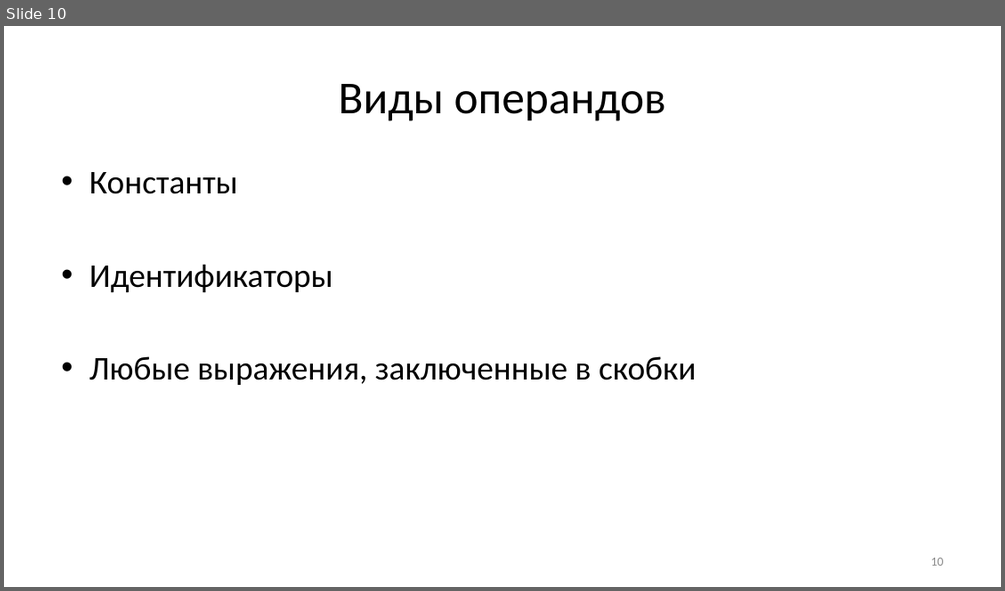
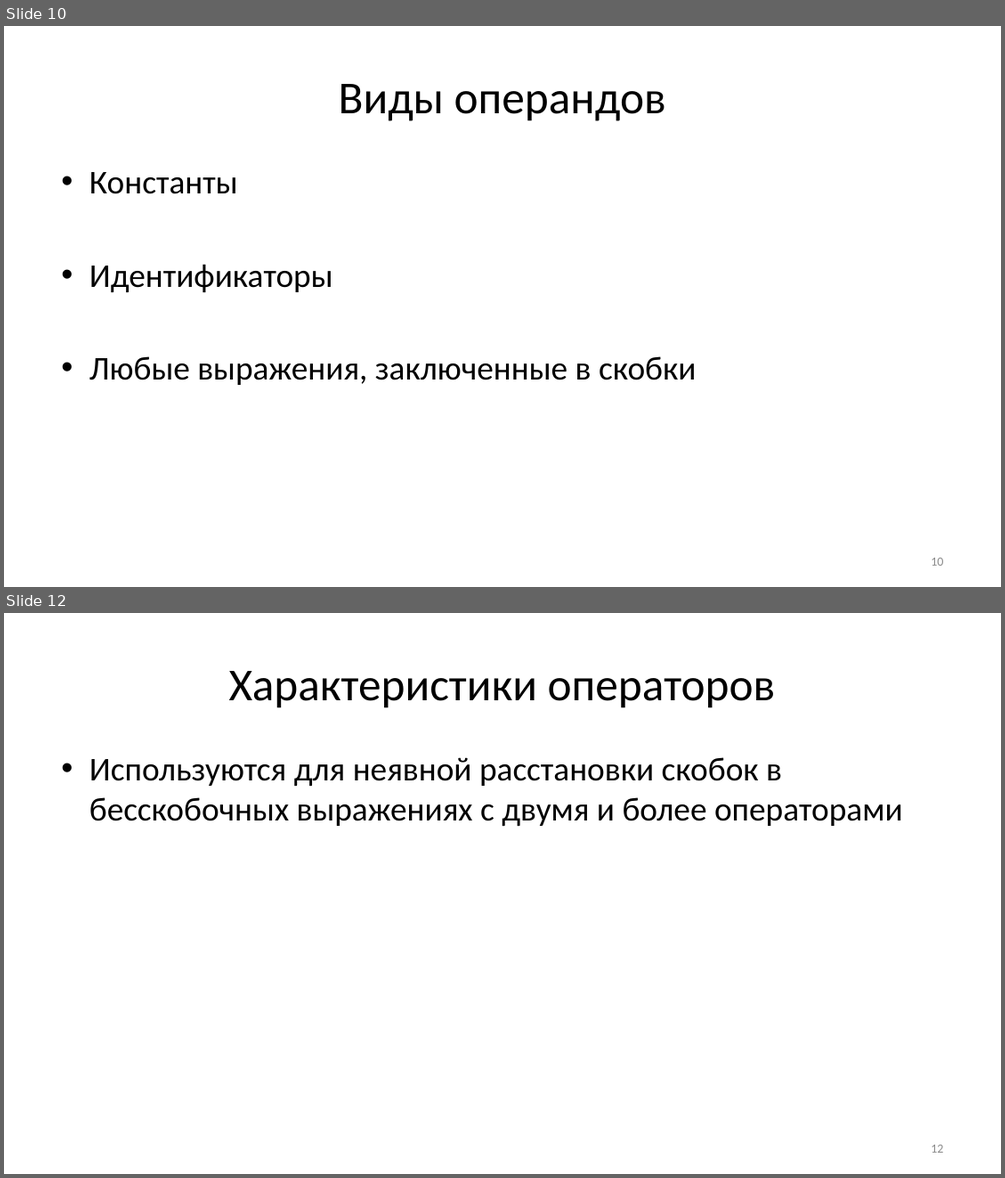
Before and after one commit to Evgueni-Petrov-aka-espetrov/Algorithms-and-Programming-in-C-pptx, a slide deck: 04 Выражения.pptx. Shown one above the other, each under a label of ours: slide 10 before the commit, slides 10 and 12 after it; the slides between them are not shown. The pictures are 1005x591 and 1005x1178 pixels, drawn with LibreOffice and Linux fonts; fonts in the diff are those of the drawing. Boxes give left, top, right and bottom in pixels: in the first picture for what was removed or moved away, otherwise in the second. Text is boxed around its words. In the diff, an @@ line names an element or a change of style, - is before the commit and + after.

Commit message:
добавил пример про неявную расстановку скобок; поставил разделы более логично

```diff
--- a/04 Выражения.pptx
+++ b/04 Выражения.pptx
@@ slide 12 added at (4,613,1001,1174), background #FFFFFF @@
@@ title added at (229,671,776,708), 44 pt, text #000000 @@
+Характеристики операторов
@@ text added at (89,757,903,826), 32 pt, text #000000 @@
+• Используются для неявной расстановки скобок в бесскобочных выражениях с двумя и более операторами
@@ page number added at (930,1144,943,1152), 12 pt, text #8C8C8C @@
+12
```
Also in this commit, not shown: 12 slides changed, 8 other slides added, 2 slides removed.
